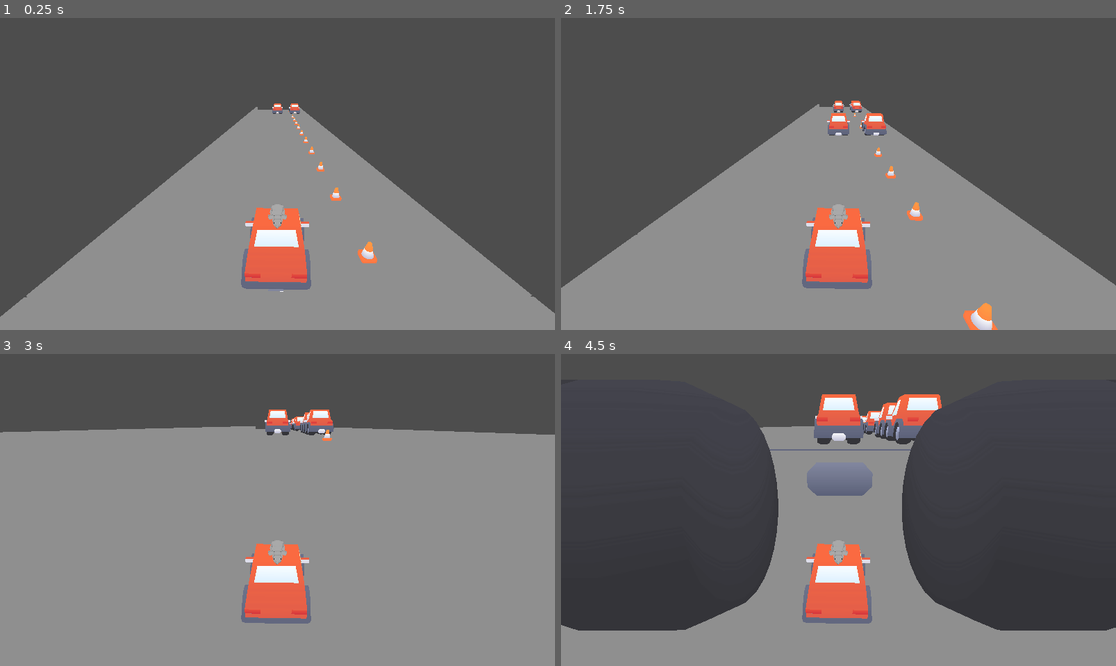
Above: before the commit, frames 1-4 (two rows, left to right).
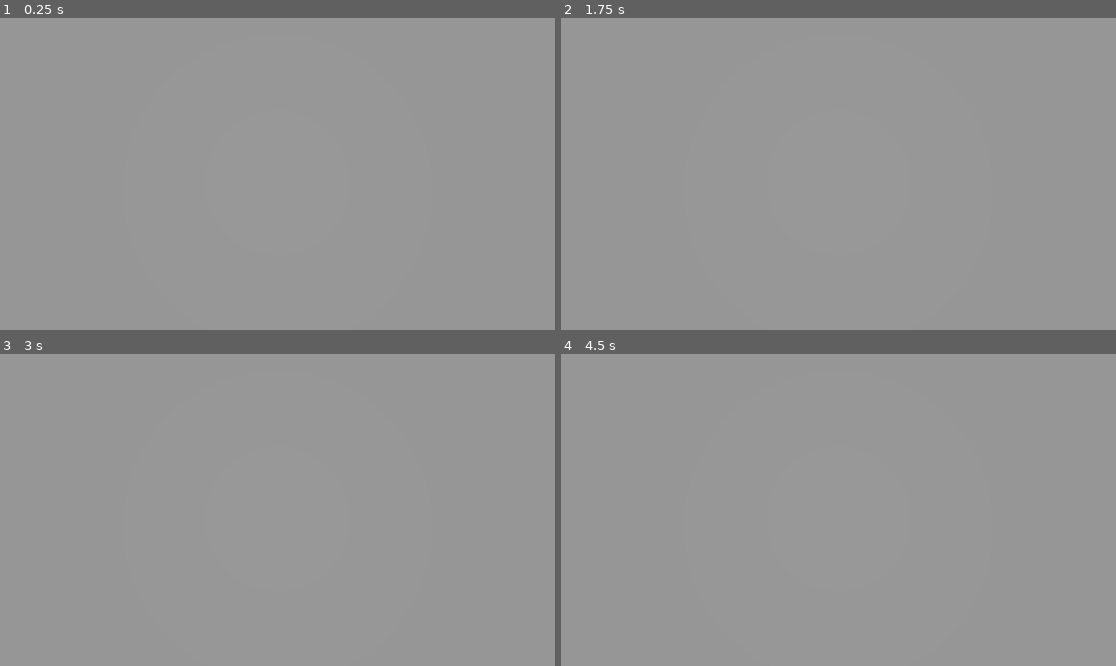
Above: after the commit, the same moments.

Repository: Lojikick/sexy_car_game
Game: Godot game, scene res://scenes/dummy_level.tscn
The game is run twice, just before and just after one commit, with the same random seed, the same clock (stepped at 60 frames per second) and the same inputs. This scene is started directly instead of the project's main scene.
Inputs (mouse positions are in pixels of both pictures, inside the frame that each line leads up to):
- Up to frame 1 (0.25 s): no input
- Up to frame 2 (1.75 s): tap Enter (ui_accept) at 0.5, 0.77, 1.52 s; move the mouse to (866, 174) at 0.52 s; hold Up (ui_up) from 0.53 s (still down); tap E (switch) at 0.6, 1.35 s; move the mouse to (810, 174) at 1.27 s
- Up to frame 3 (3 s): keep holding Up (ui_up); move the mouse to (288, 503) at 2.02 s; tap E (switch) at 2.1, 2.85 s; move the mouse to (271, 516) at 2.77 s
- Up to frame 4 (4.5 s): keep holding Up (ui_up); tap Enter (ui_accept) at 3.02, 3.77 s; move the mouse to (877, 513) at 3.52 s; tap E (switch) at 3.6, 4.35 s; move the mouse to (794, 506) at 4.27 s

The runs differ from the first frame. In frame 1, 62% of the frame differs, in the area x 0-100%, y 0-96%; in frame 2, 59%; in frame 3, 27%; in frame 4, 75%, in the area x 0-100%, y 0-89%.

Commit message:
messed around w lyns sick shaders

Diff:
--- a/scenes/dummy_level.tscn
+++ b/scenes/dummy_level.tscn
@@ -81,7 +81,6 @@
 
 [node name="outline" type="MeshInstance3D" parent="Player/Camera3D"]
 transform = Transform3D(1, 0, 0, 0, 1, 0, 0, 0, 1, -0.0413912, -0.093626, -0.438589)
-visible = false
 mesh = SubResource("QuadMesh_vgilf")
 skeleton = NodePath("../../../..")
 surface_material_override/0 = SubResource("ShaderMaterial_4ab1s")
--- a/shader/outline.gdshader
+++ b/shader/outline.gdshader
@@ -9,7 +9,7 @@
 
 
 uniform vec3 shadow_color : source_color = vec3(0.0);
-uniform float shadow_thickness = 2.0;
+uniform float shadow_thickness = 1.0;
 
 vec2 getDepth(vec2 screen_uv, sampler2D depth_texture, mat4 inv_projection_matrix){
 	float raw_depth = texture(depth_texture, screen_uv)[0];
